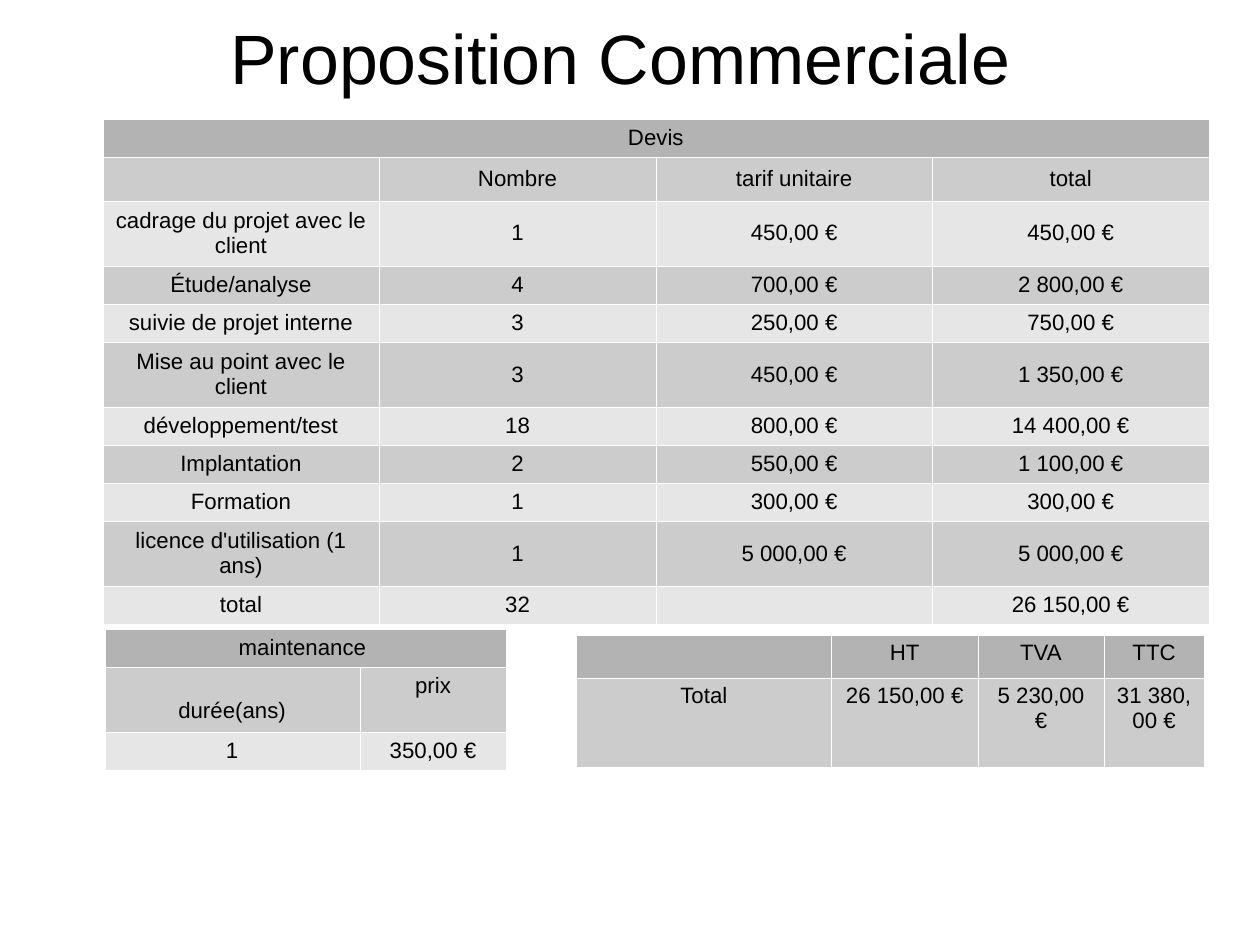
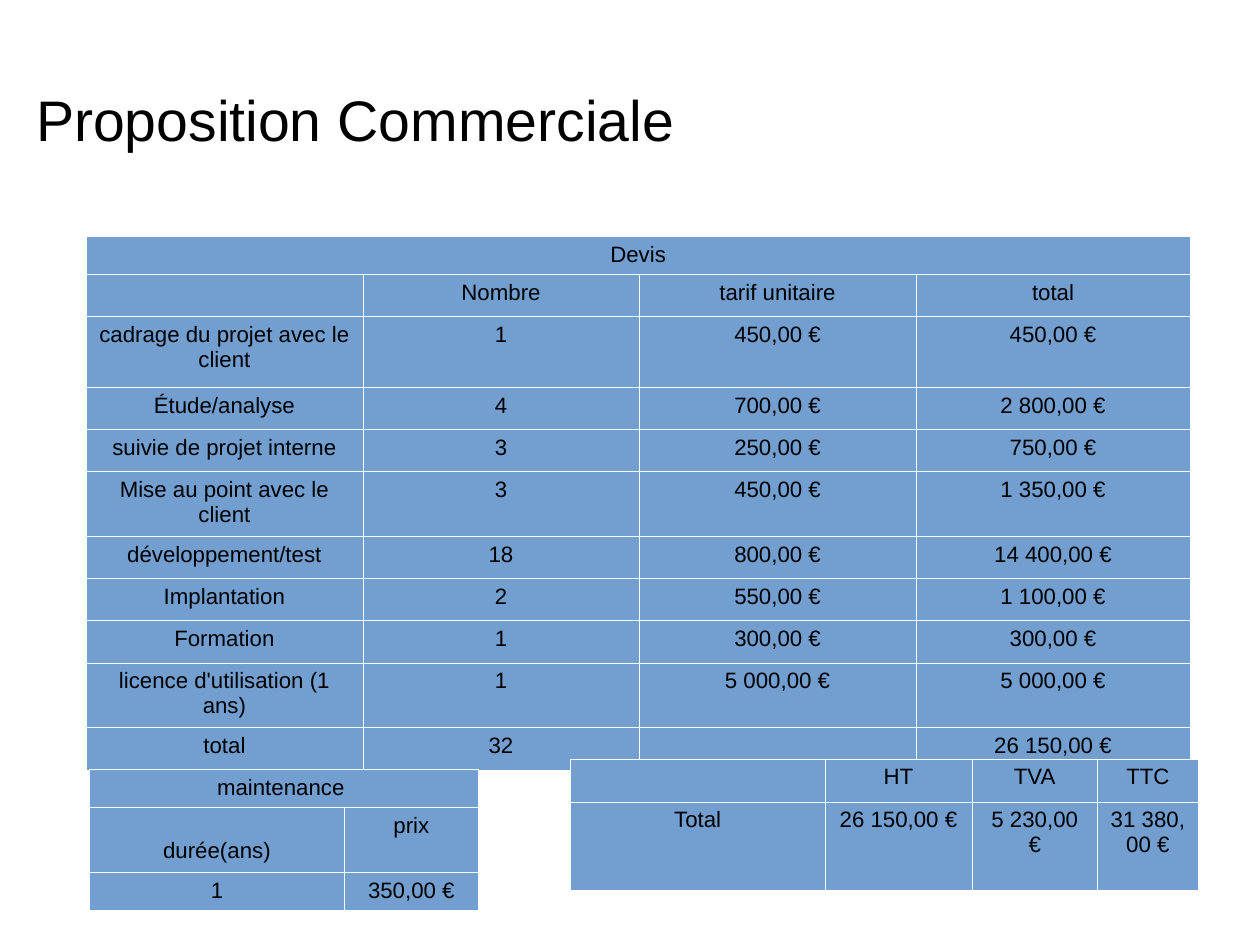
Before and after one commit to SLedoeuff/Hollow-Matrix, a slide deck: slide 8 of DiapoProjetSIE.odp (slide 7 before the commit). Drawn at 1260x945 pixels with LibreOffice and Linux fonts; fonts in the diff are those of the drawing; background and template pictures are left out. Boxes give left, top, right and bottom in pixels: in the first picture for what was removed or moved away, otherwise in the second. Text is boxed around its words. In the diff, an @@ line names an element or a change of style, - is before the commit and + after.

```diff
--- a/DiapoProjetSIE.odp
+++ b/DiapoProjetSIE.odp
@@ title "Proposition Commerciale": place and size @@
-title "Proposition Commerciale" at (230,33,1010,97)
+title "Proposition Commerciale" at (36,99,674,152)
@@ title "Proposition Commerciale" at (36,99,674,152): size 44 to 36 pt; alignment centre to left @@
@@ table at (86,237,1190,760) @@
@@ fill #B3B3B3 to #729FCF in row 1, column 1 @@
@@ fill #CCCCCC to #729FCF in 20 cells @@
@@ fill #E6E6E6 to #729FCF in 20 cells @@
@@ table: place and size @@
-table at (103,119,1210,619)
+table at (86,237,1190,760)
@@ table at (89,769,478,905) @@
@@ fill #B3B3B3 to #729FCF in row 1, column 1 @@
@@ fill #CCCCCC to #729FCF in row 2 @@
@@ fill #E6E6E6 to #729FCF in row 3 @@
@@ table: place and size @@
-table at (105,629,507,765)
+table at (89,769,478,905)
@@ table at (571,759,1198,891) @@
@@ fill #B3B3B3 to #729FCF in row 1 @@
@@ fill #CCCCCC to #729FCF in row 2 @@
@@ table: place and size @@
-table at (576,636,1204,767)
+table at (571,759,1198,891)
```
Also in this commit, not shown: 6 other slides changed, 2 slides added, 1 slide removed.
